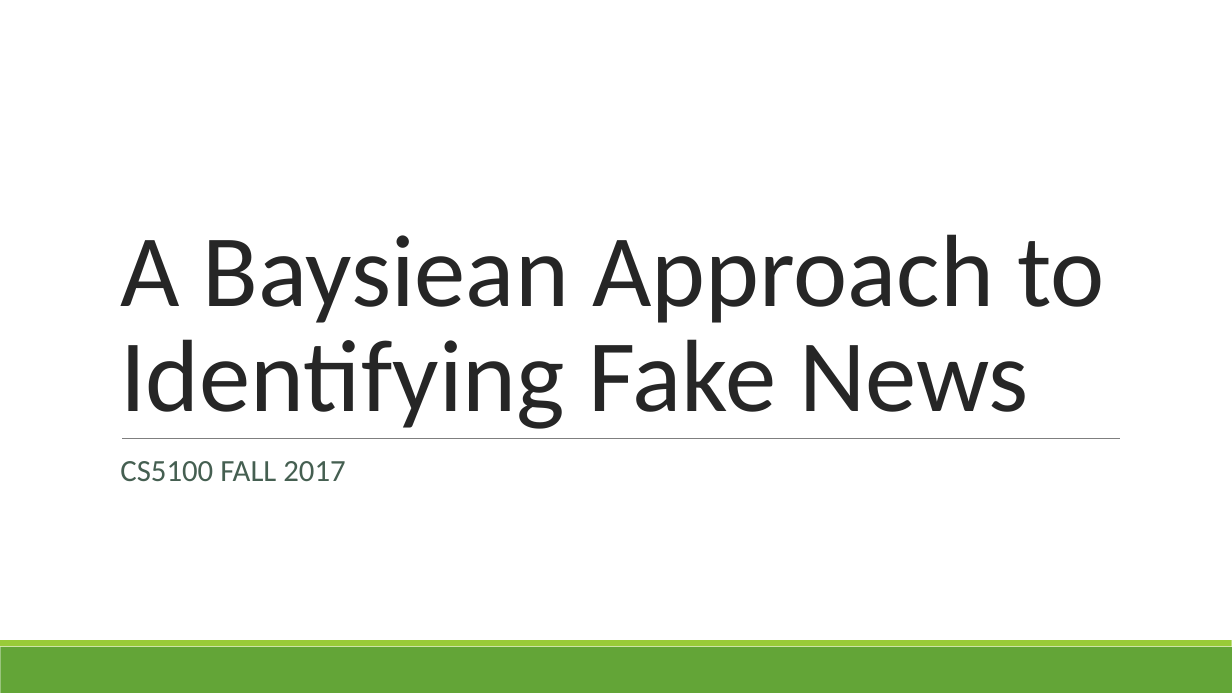
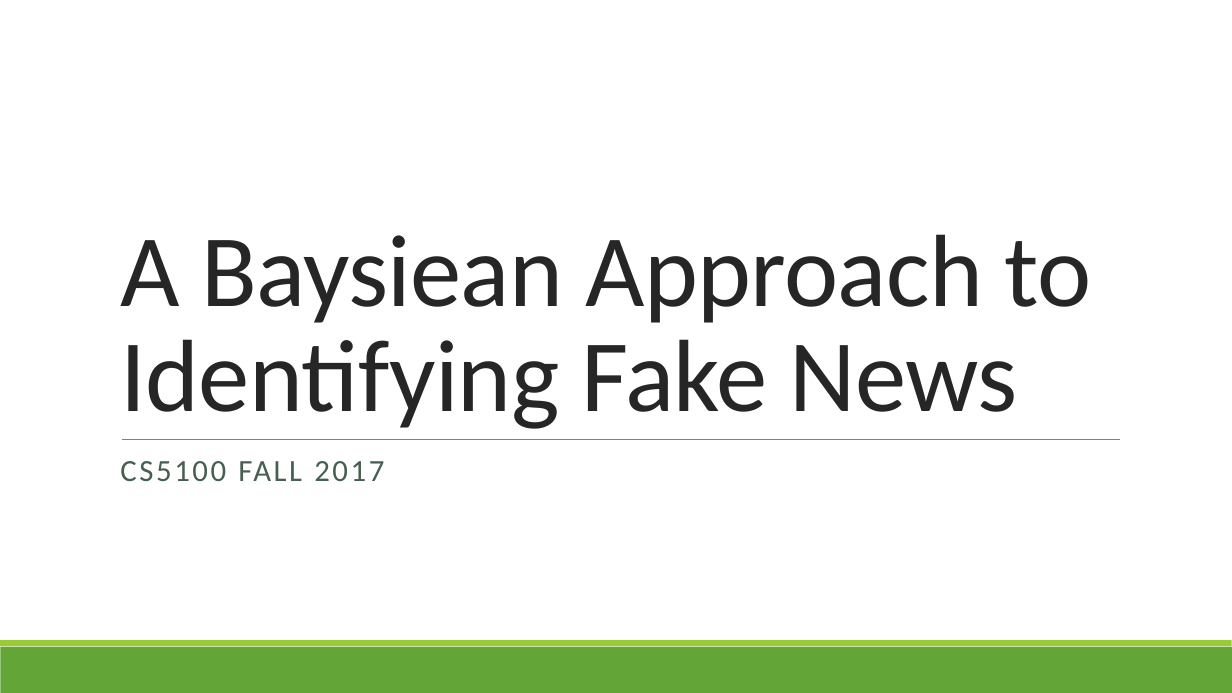
Before and after one commit to LinghanX/Project_Veritas, a slide deck: slide 1 of presentations/FakeNews_Final.pptx. Drawn at 1232x693 pixels with LibreOffice and Linux fonts; fonts in the diff are those of the drawing. Boxes give left, top, right and bottom in pixels: in the first picture for what was removed or moved away, otherwise in the second. Text is boxed around its words. In the diff, an @@ line names an element or a change of style, - is before the commit and + after.

```diff
--- a/presentations/FakeNews_Final.pptx
+++ b/presentations/FakeNews_Final.pptx
@@ title "A Baysiean Approach to Identifying ..." at (120, 234, 1092, 429): letter spacing 0 to -0.5 pt; indent changed @@
@@ subtitle "CS5100 FALL 2017" at (120, 461, 384, 481): letter spacing 0 to 2 pt; indent changed; more space between paragraphs @@
```
Also in this commit, not shown: 14 other slides changed.
